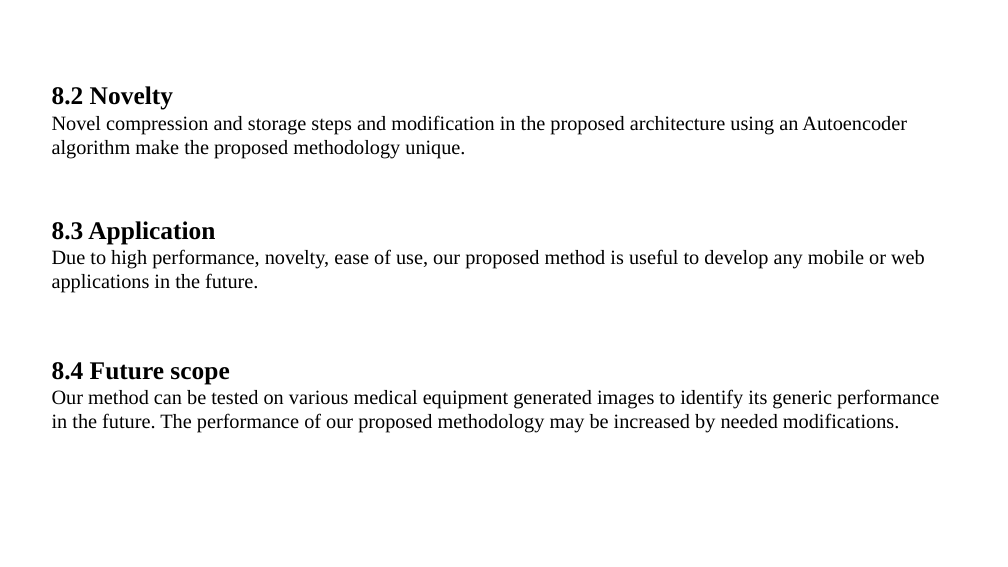
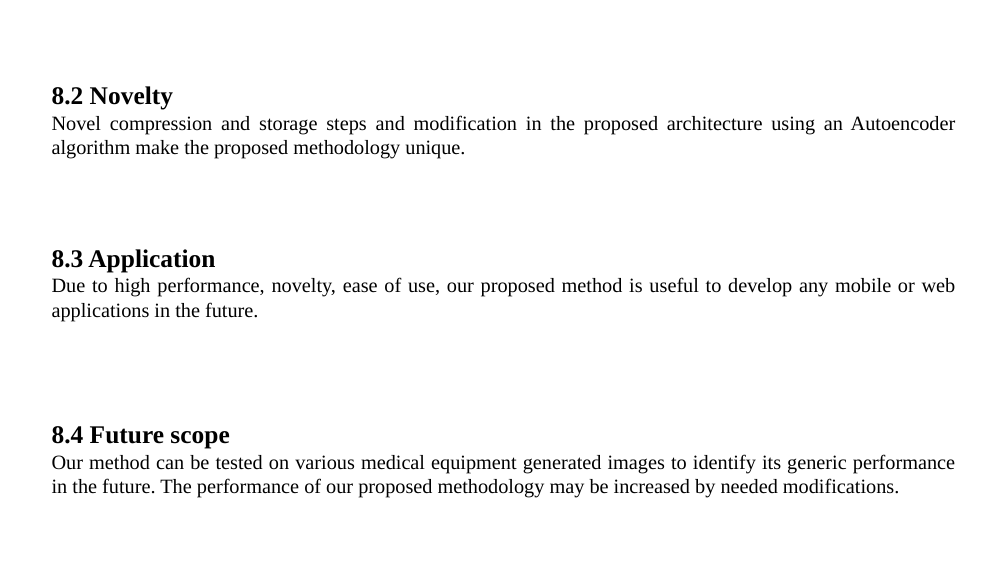
Before and after one commit to tirtharajsinha/Autoencoder_for_image_compression, a slide deck: slide 18 of 30_04_22_1840.pptx (slide 16 before the commit). Drawn at 1008x567 pixels with LibreOffice and Linux fonts; fonts in the diff are those of the drawing. Boxes give left, top, right and bottom in pixels: in the first picture for what was removed or moved away, otherwise in the second. Text is boxed around its words. In the diff, an @@ line names an element or a change of style, - is before the commit and + after.

```diff
--- a/30_04_22_1840.pptx
+++ b/30_04_22_1840.pptx
@@ text at (52, 115, 956, 497): alignment left to justified @@
```
Also in this commit, not shown: 12 other slides changed, 3 slides added, 1 slide removed, 1 other file.
